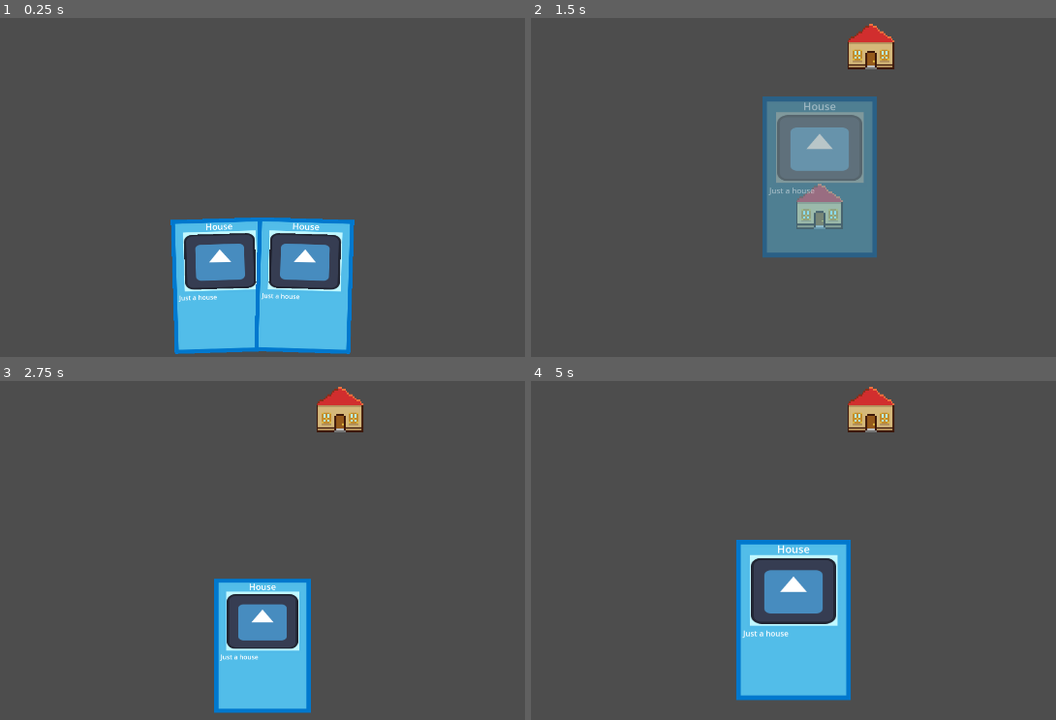
Above: before the commit, frames 1-4 (two rows, left to right).
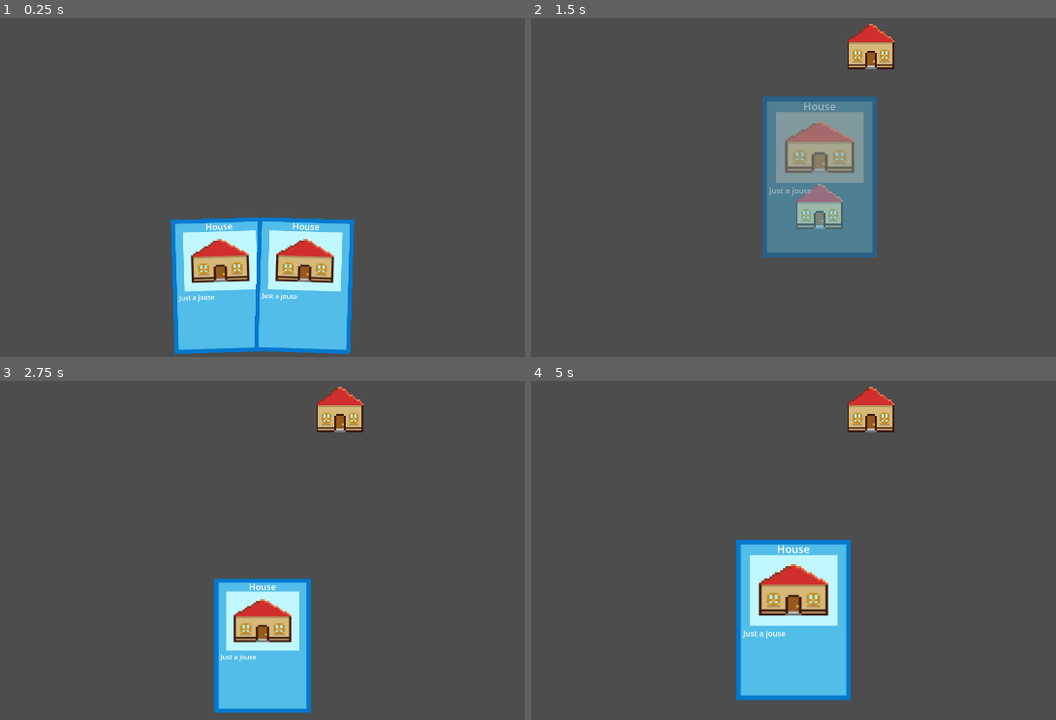
Above: after the commit, the same moments.

Repository: stranker/cardgame
Game: Godot game, scene res://Scenes/test_scene.tscn
The game is run twice, just before and just after one commit, with the same random seed, the same clock (stepped at 60 frames per second) and the same inputs. The engine's default icon, where the game draws it, is replaced by a stand-in: a white triangle on a blue panel in a dark square.
Inputs (mouse positions are in pixels of both pictures, inside the frame that each line leads up to):
- Up to frame 1 (0.25 s): no input
- Up to frame 2 (1.5 s): tap Enter at 0.5 s; drag from (751, 285) to (872, 41) at 0.52 s; drag from (793, 282) to (872, 41) at 1.27 s
- Up to frame 3 (2.75 s): move the mouse to (341, 404) at 2.02 s; click (341, 404) at 2.1 s
- Up to frame 4 (5 s): tap Space at 2.75 s; drag from (756, 587) to (872, 404) at 2.77 s; move the mouse to (1024, 567) at 3.52 s; click (1024, 567) at 3.6 s; tap Enter at 4.25 s; drag from (562, 435) to (793, 645) at 4.27 s

The runs differ from the first frame. In frame 1, 4.4% of the frame differs, in the area x 35-65%, y 63-84%; in frame 2, 3.1%; in frame 3, 2.2%; in frame 4, 3.2%.

Commit message:
Add Navigation and modify cards initial data

Diff:
--- a/CardGame/Managers/construct_manager.gd
+++ b/CardGame/Managers/construct_manager.gd
@@ -5,6 +5,7 @@
 
 var current_card_object : Node2D
 
+enum ConstructType { BUILDING, UNIT }
 enum ConstructPhase { IDLE, CONSTRUCT }
 var construct_phase : ConstructPhase = ConstructPhase.IDLE
 
--- a/CardGame/Objects/Cards/house_data.tres
+++ b/CardGame/Objects/Cards/house_data.tres
@@ -1,15 +1,16 @@
-[gd_resource type="Resource" script_class="CardData" load_steps=5 format=3 uid="uid://u55ski3u5eos"]
+[gd_resource type="Resource" script_class="CardData" load_steps=5 format=3 uid="uid://djlstlty8kurd"]
 
-[ext_resource type="Texture2D" uid="uid://b064vxpv4eokm" path="res://Cards/card_placeholder.jpg" id="1_mujfh"]
-[ext_resource type="Texture2D" uid="uid://qq0doja0d4hy" path="res://icon.svg" id="2_fjtjd"]
-[ext_resource type="PackedScene" uid="uid://cjdfc8rvsasxn" path="res://Objects/Buildings/building.tscn" id="3_k5qym"]
+[ext_resource type="Texture2D" uid="uid://b064vxpv4eokm" path="res://Cards/card_placeholder.jpg" id="1_ps0m8"]
+[ext_resource type="Texture2D" uid="uid://bn42djc3lmgaf" path="res://Objects/Buildings/House.png" id="2_elcdk"]
+[ext_resource type="PackedScene" uid="uid://cwp7jntte1nfm" path="res://Objects/Buildings/building.tscn" id="3_oqgf3"]
 [ext_resource type="Script" path="res://Objects/card_data.gd" id="3_u4w8q"]
 
 [resource]
 script = ExtResource("3_u4w8q")
 card_name = "House"
-card_description = "Just a house"
+card_description = "Just a jouse"
 card_rarity = 0
-card_image = ExtResource("2_fjtjd")
-card_background = ExtResource("1_mujfh")
-card_object_scene = ExtResource("3_k5qym")
+card_image = ExtResource("2_elcdk")
+card_background = ExtResource("1_ps0m8")
+card_object_scene = ExtResource("3_oqgf3")
+card_type = 0
--- a/CardGame/Objects/Cards/unit_data.tres
+++ b/CardGame/Objects/Cards/unit_data.tres
@@ -1,15 +1,16 @@
-[gd_resource type="Resource" script_class="CardData" load_steps=5 format=3 uid="uid://81fj8xjliu56"]
+[gd_resource type="Resource" script_class="CardData" load_steps=5 format=3 uid="uid://dypk1hvuvlb2h"]
 
-[ext_resource type="Texture2D" uid="uid://b064vxpv4eokm" path="res://Cards/card_placeholder.jpg" id="1_71qkk"]
-[ext_resource type="Texture2D" uid="uid://qq0doja0d4hy" path="res://icon.svg" id="2_pif15"]
-[ext_resource type="PackedScene" uid="uid://b6gcl6dobh660" path="res://Objects/Units/unit.tscn" id="3_5kjlb"]
-[ext_resource type="Script" path="res://Objects/card_data.gd" id="4_1bgc8"]
+[ext_resource type="Texture2D" uid="uid://b064vxpv4eokm" path="res://Cards/card_placeholder.jpg" id="1_k54qs"]
+[ext_resource type="Texture2D" uid="uid://da2exxljc0mm3" path="res://Objects/Units/Soldier.png" id="2_lamx1"]
+[ext_resource type="PackedScene" uid="uid://cqgw352wklrr4" path="res://Objects/Units/unit.tscn" id="3_30r0o"]
+[ext_resource type="Script" path="res://Objects/card_data.gd" id="4_c8pnb"]
 
 [resource]
-script = ExtResource("4_1bgc8")
-card_name = "Unit"
-card_description = "Just a Unit"
+script = ExtResource("4_c8pnb")
+card_name = "Soldier"
+card_description = "Just a soldier"
 card_rarity = 0
-card_image = ExtResource("2_pif15")
-card_background = ExtResource("1_71qkk")
-card_object_scene = ExtResource("3_5kjlb")
+card_image = ExtResource("2_lamx1")
+card_background = ExtResource("1_k54qs")
+card_object_scene = ExtResource("3_30r0o")
+card_type = 1
--- a/CardGame/Objects/card_data.gd
+++ b/CardGame/Objects/card_data.gd
@@ -8,3 +8,4 @@
 @export var card_image : Texture
 @export var card_background : Texture
 @export var card_object_scene : PackedScene
+@export var card_type : ConstructManager.ConstructType
--- /dev/null
+++ b/CardGame/Scenes/Map.gd
@@ -0,0 +1,10 @@
+extends NavigationRegion2D
+
+func _ready():
+	ConstructManager.construct_success.connect(_on_construct_success)
+	pass # Replace with function body.
+
+func _on_construct_success(card : Card):
+	if card.card_data.card_type == ConstructManager.ConstructType.BUILDING:
+		bake_navigation_polygon()
+	pass
--- a/CardGame/Scenes/test_scene.tscn
+++ b/CardGame/Scenes/test_scene.tscn
@@ -1,10 +1,19 @@
-[gd_scene load_steps=2 format=3 uid="uid://dvb1a2n1km56e"]
+[gd_scene load_steps=4 format=3 uid="uid://dvb1a2n1km56e"]
 
 [ext_resource type="PackedScene" uid="uid://inamvh6wypre" path="res://Objects/card_holder.tscn" id="1_jijr5"]
+[ext_resource type="Script" path="res://Scenes/Map.gd" id="1_xlx38"]
+
+[sub_resource type="NavigationPolygon" id="NavigationPolygon_2i3st"]
+vertices = PackedVector2Array(1910, 1078, 18, 1078, 10, 9, 1925, -5)
+polygons = Array[PackedInt32Array]([PackedInt32Array(0, 1, 2, 3)])
+outlines = Array[PackedVector2Array]([PackedVector2Array(0, 0, 8, 1088, 1920, 1088, 1936, -16)])
+source_geometry_group_name = &"navigation_polygon_source_group"
 
 [node name="TestScene" type="Node2D"]
 
 [node name="Map" type="NavigationRegion2D" parent="."]
+navigation_polygon = SubResource("NavigationPolygon_2i3st")
+script = ExtResource("1_xlx38")
 
 [node name="CardHolder" parent="." instance=ExtResource("1_jijr5")]
 position = Vector2(960, 896)
